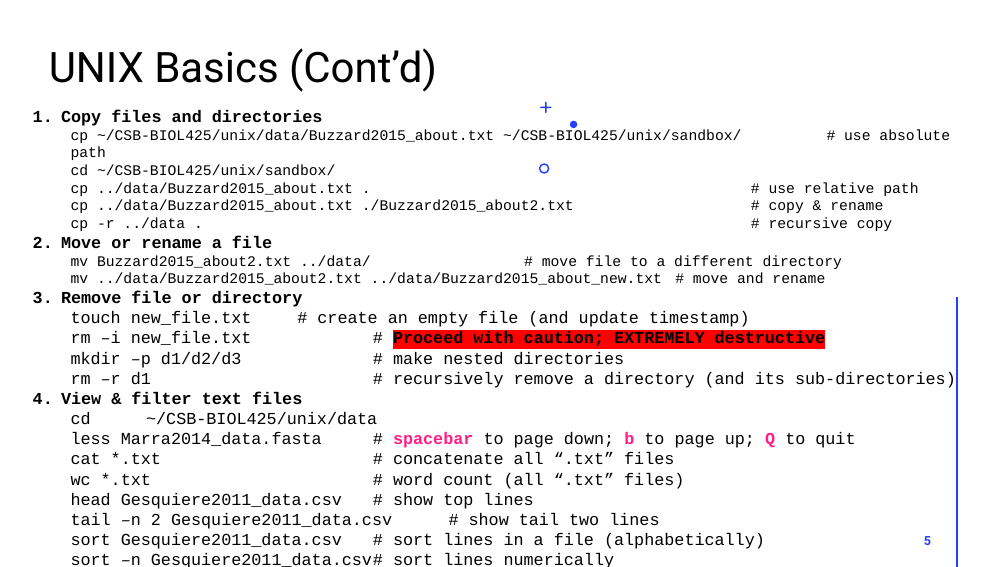
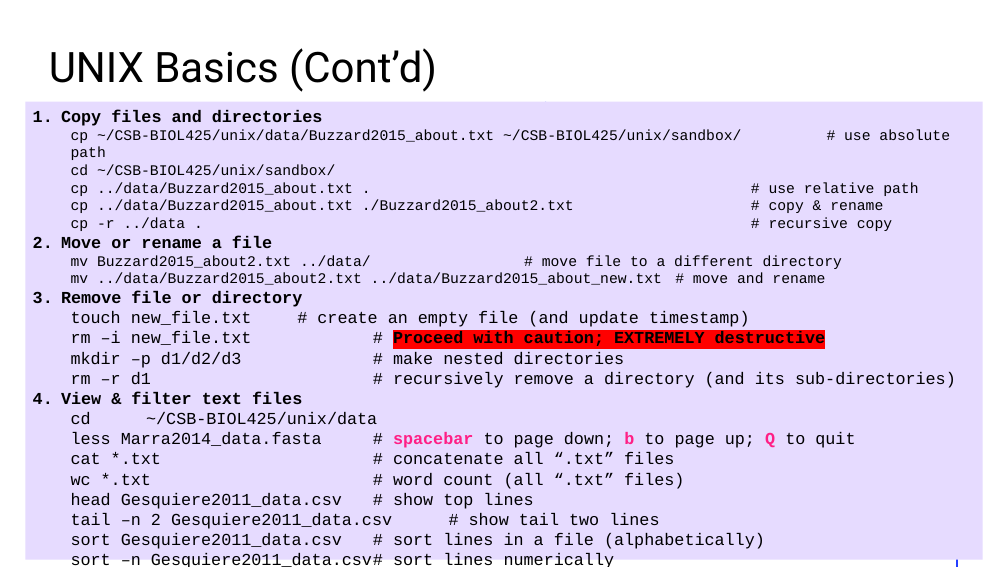
Before and after one commit to weigangq/CSB, a slide deck: slide 5 of lecture-slides/part-1-intro-unix.pptx. Drawn at 1008x567 pixels with LibreOffice and Linux fonts; fonts in the diff are those of the drawing. Boxes give left, top, right and bottom in pixels: in the first picture for what was removed or moved away, otherwise in the second. Text is boxed around its words. In the diff, an @@ line names an element or a change of style, - is before the commit and + after.

```diff
--- a/lecture-slides/part-1-intro-unix.pptx
+++ b/lecture-slides/part-1-intro-unix.pptx
@@ rectangle "Copy files and directories": place and size @@
-rectangle "Copy files and directories" at (61, 109, 956, 567)
+rectangle "Copy files and directories" at (25, 101, 982, 560)
@@ rectangle "Copy files and directories" at (25, 101, 982, 560): fill none to #E6DBFF @@
@@ freeform shape removed at (570, 121, 578, 129) @@
@@ freeform shape removed at (539, 163, 550, 174) @@
@@ page number removed at (924, 536, 931, 545) @@
-5
```
Also in this commit, not shown: 2 other slides changed, 4 slides added, 2 other files.
